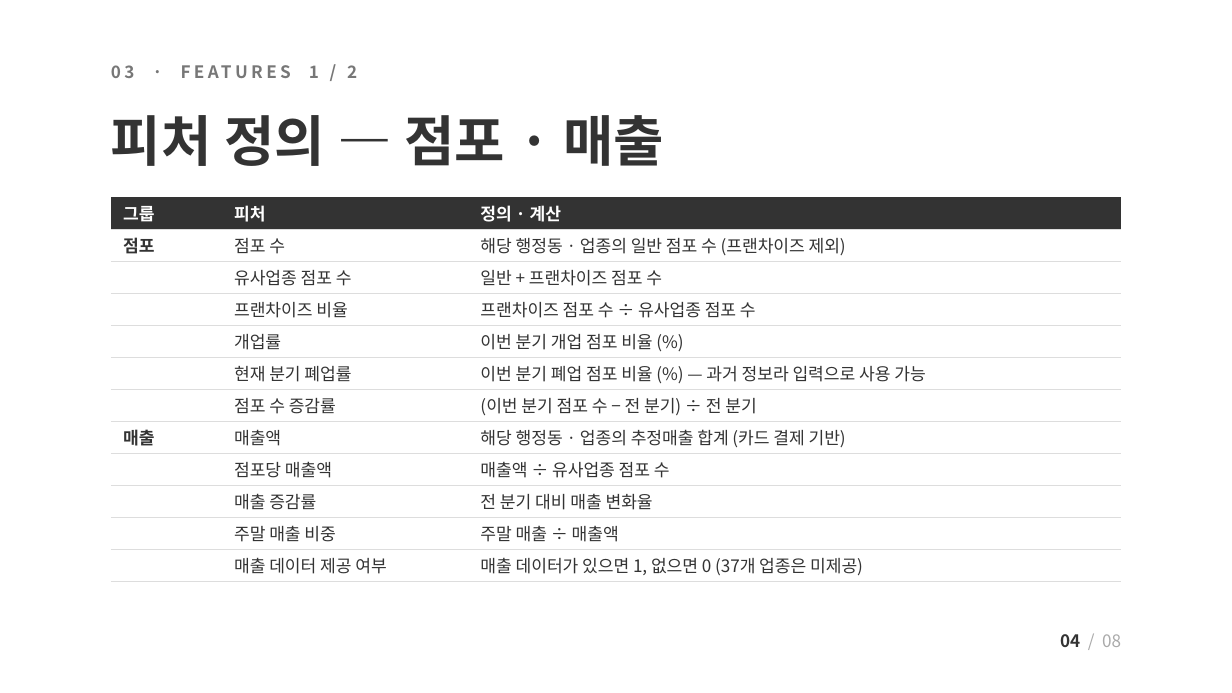
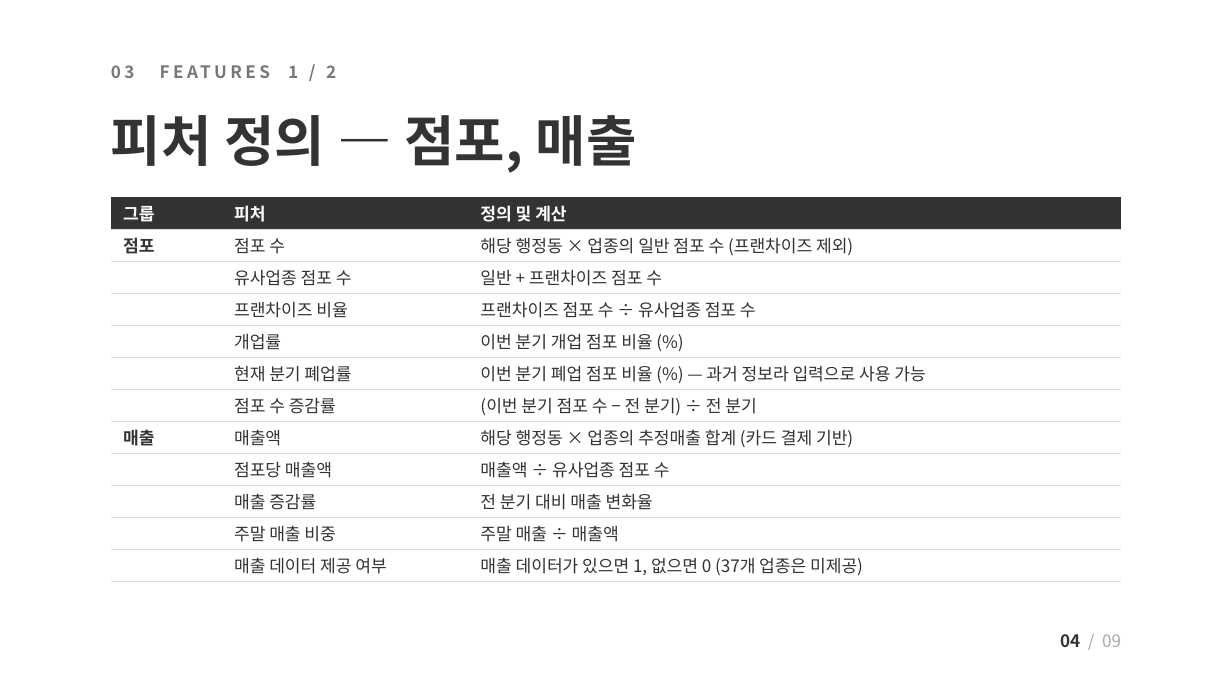
Before and after one commit to JungUihyun/biz-risk-predictor, a slide deck: slide 4 of docs/presentation/biz-risk-predictor_mid2_public.pptx. Drawn at 1232x693 pixels with LibreOffice and Linux fonts; fonts in the diff are those of the drawing. Boxes give left, top, right and bottom in pixels: in the first picture for what was removed or moved away, otherwise in the second. Text is boxed around its words. In the diff, an @@ line names an element or a change of style, - is before the commit and + after.

```diff
--- a/docs/presentation/biz-risk-predictor_mid2_public.pptx
+++ b/docs/presentation/biz-risk-predictor_mid2_public.pptx
@@ text at [111,65,336,78]: text changed @@
-03 · FEATURES 1 / 2
+03 FEATURES 1 / 2
@@ title at [111,115,637,173]: text changed @@
-피처 정의 — 점포 · 매출
+피처 정의 — 점포, 매출
@@ table at [111,197,1121,579] @@
-row 1, column 3: 정의 · 계산
+row 1, column 3: 정의 및 계산
-row 2, column 3: 해당 행정동 · 업종의 일반 점포 수 (프랜차이즈 제외)
+row 2, column 3: 해당 행정동 × 업종의 일반 점포 수 (프랜차이즈 제외)
-row 8, column 3: 해당 행정동 · 업종의 추정매출 합계 (카드 결제 기반)
+row 8, column 3: 해당 행정동 × 업종의 추정매출 합계 (카드 결제 기반)
```
Also in this commit, not shown: 7 other slides changed, 1 slide added, 15 other files.
